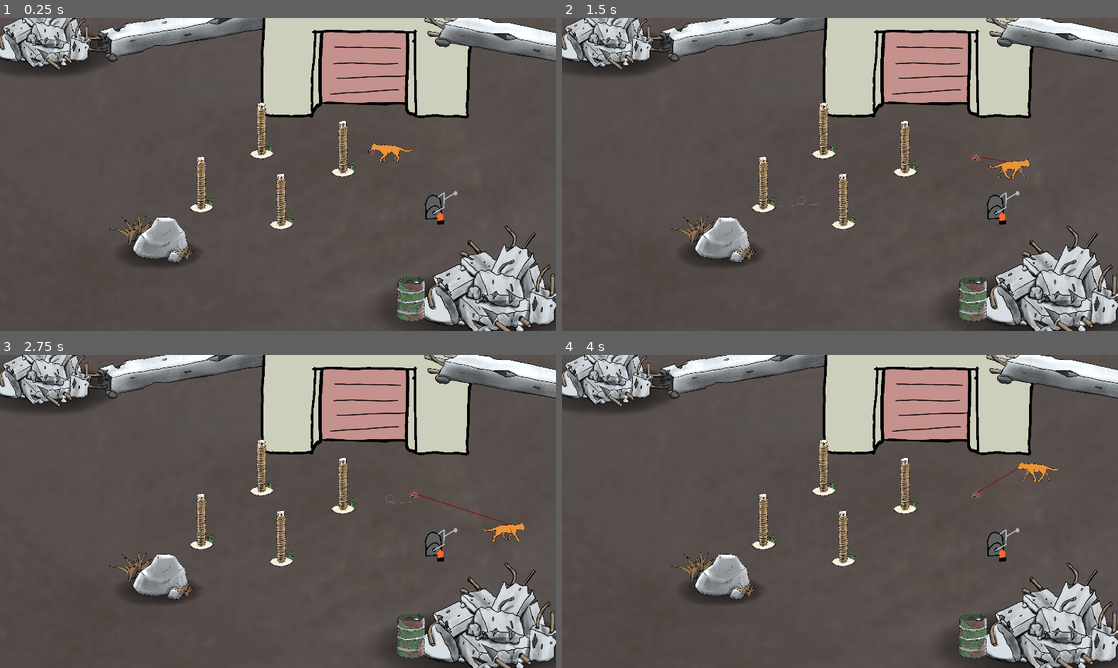
Above: before the commit, frames 1-4 (two rows, left to right).
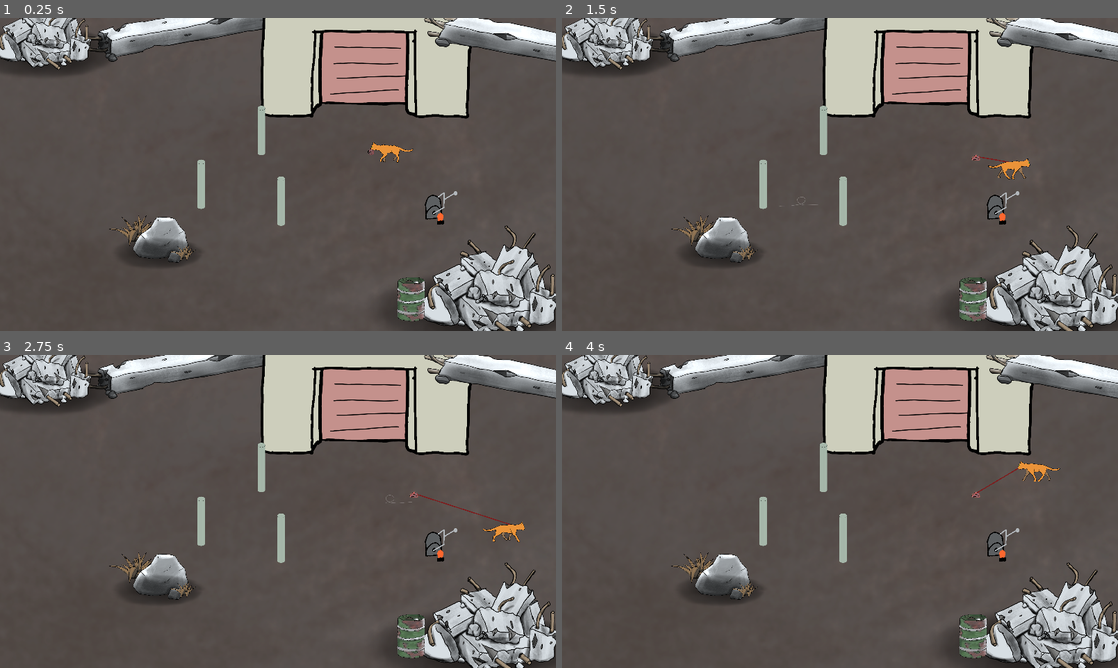
Above: after the commit, the same moments.

Repository: Flodurs/Godotwildjam63
Game: Godot game, scene res://szenen/Levels/level_1.tscn
The game is run twice, just before and just after one commit, with the same random seed, the same clock (stepped at 60 frames per second) and the same inputs.
Inputs:
- Up to frame 1 (0.25 s): no input
- Up to frame 2 (1.5 s): tap Enter at 0.5 s; hold D (mRight) 0.53-1.28 s; tap E (wolleInteraktion) at 0.6, 1.35 s; hold S (mDown) from 1.28 s (still down)
- Up to frame 3 (2.75 s): release S (mDown) at 2.03 s; hold D (mRight) from 2.03 s (still down); tap E (wolleInteraktion) at 2.1 s
- Up to frame 4 (4 s): release D (mRight) at 2.78 s; hold W (mUp) 2.78-3.53 s; tap E (wolleInteraktion) at 2.85, 3.6 s; hold A (mLeft) from 3.53 s (still down)

The runs differ from the first frame. In frame 1, 1.8% of the frame differs, in the area x 15-66%, y 6-78%; in frame 2, 1.8%; in frame 3, 1.8%; in frame 4, 1.8%.

Commit message:
ziemlich vernuenftige verdeckung

Diff:
--- a/szenen/Levels/level_1.tscn
+++ b/szenen/Levels/level_1.tscn
@@ -3,24 +3,42 @@
 [ext_resource type="PackedScene" uid="uid://ct8c5s7tamylk" path="res://szenen/level/Level.tscn" id="1_chtnv"]
 [ext_resource type="PackedScene" uid="uid://d0sprmhk4yyal" path="res://szenen/objekte/Pillar.tscn" id="2_088v0"]
 [ext_resource type="Script" path="res://szenen/Levels/level_1.gd" id="2_a1d08"]
-[ext_resource type="PackedScene" uid="uid://38776gmtrgq8" path="res://szenen/objekte/rock.tscn" id="3_ore7q"]
-[ext_resource type="PackedScene" uid="uid://bl75k08wo6xhn" path="res://szenen/objekte/grass.tscn" id="4_ssknb"]
-[ext_resource type="PackedScene" uid="uid://b3yj2axpflnrq" path="res://szenen/objekte/concrete_pile.tscn" id="5_43jcn"]
-[ext_resource type="PackedScene" path="res://szenen/objekte/fass.tscn" id="6_a6yn4"]
-[ext_resource type="PackedScene" uid="uid://5cgyo1yuenvq" path="res://szenen/objekte/long_concrete.tscn" id="8_8a4ay"]
-[ext_resource type="PackedScene" uid="uid://djrura0ipe3nw" path="res://szenen/objekte/wind_emitter.tscn" id="9_k7bob"]
+[ext_resource type="PackedScene" path="res://szenen/objekte/rock.tscn" id="3_ore7q"]
+[ext_resource type="PackedScene" path="res://szenen/objekte/grass.tscn" id="4_ssknb"]
+[ext_resource type="PackedScene" path="res://szenen/objekte/concrete_pile.tscn" id="5_43jcn"]
+[ext_resource type="PackedScene" uid="uid://d3tvtvy7u3jp4" path="res://szenen/objekte/fass.tscn" id="6_a6yn4"]
+[ext_resource type="PackedScene" path="res://szenen/objekte/long_concrete.tscn" id="8_8a4ay"]
+[ext_resource type="PackedScene" path="res://szenen/objekte/wind_emitter.tscn" id="9_k7bob"]
 [ext_resource type="Texture2D" uid="uid://bg5ashs80v1nv" path="res://assets/sprites/Background/floor.png" id="10_kppow"]
 [ext_resource type="Texture2D" uid="uid://bdwmuot6ok2uy" path="res://assets/sprites/Objects/Shadow.png" id="12_bgoay"]
-[ext_resource type="PackedScene" uid="uid://c8tfpt2p2vro2" path="res://szenen/objekte/schalter.tscn" id="13_1k5b6"]
+[ext_resource type="PackedScene" path="res://szenen/objekte/schalter.tscn" id="13_1k5b6"]
 [ext_resource type="PackedScene" uid="uid://bnaxmo8xg4yjm" path="res://szenen/objekte/door.tscn" id="14_elfmc"]
 
 [node name="level1" groups=["Level"] instance=ExtResource("1_chtnv")]
 script = ExtResource("2_a1d08")
 
-[node name="WindEmitter" parent="." index="0" instance=ExtResource("9_k7bob")]
+[node name="Shadows@Sprite2D" type="Sprite2D" parent="." index="0"]
+modulate = Color(1, 1, 1, 0.756863)
+position = Vector2(960, 676)
+scale = Vector2(1, 0.36)
+texture = ExtResource("12_bgoay")
+
+[node name="Shadows@Sprite2D2" type="Sprite2D" parent="." index="1"]
+modulate = Color(1, 1, 1, 0.686275)
+position = Vector2(-1164, -596)
+scale = Vector2(0.708, 0.255)
+texture = ExtResource("12_bgoay")
+
+[node name="Shadows@Sprite2D3" type="Sprite2D" parent="." index="2"]
+modulate = Color(1, 1, 1, 0.627451)
+position = Vector2(-596, 392)
+scale = Vector2(0.43, 0.155)
+texture = ExtResource("12_bgoay")
+
+[node name="WindEmitter" parent="." index="3" instance=ExtResource("9_k7bob")]
 metadata/_edit_lock_ = true
 
-[node name="Katze" parent="." index="1"]
+[node name="Katze" parent="." index="4"]
 position = Vector2(548, -71)
 
 [node name="Rock" parent="Objects" index="0" instance=ExtResource("3_ore7q")]
@@ -62,49 +80,24 @@
 [node name="Pillar3" parent="Pillars" index="2" instance=ExtResource("2_088v0")]
 position = Vector2(15, 244)
 
-[node name="Pillar4" parent="Pillars" index="3" instance=ExtResource("2_088v0")]
-position = Vector2(320, -15)
-script = null
-
-[node name="Backgorund" type="Sprite2D" parent="." index="6"]
+[node name="Backgorund" type="Sprite2D" parent="." index="9"]
 z_index = -4
 scale = Vector2(2, 2)
 texture = ExtResource("10_kppow")
 metadata/_edit_lock_ = true
-
-[node name="CanvasModulate" type="CanvasModulate" parent="." index="7"]
-top_level = true
-color = Color(0.776471, 0.811765, 0.839216, 1)
-
-[node name="DirectionalLight2D" type="DirectionalLight2D" parent="." index="8"]
-position = Vector2(-2559, -1314)
-rotation = -0.785398
-energy = 0.42
-height = 1.0
-
-[node name="Shadows" parent="." index="9"]
-z_index = -1
-
-[node name="Sprite2D" type="Sprite2D" parent="Shadows" index="0"]
-modulate = Color(1, 1, 1, 0.756863)
-position = Vector2(960, 676)
-scale = Vector2(1, 0.36)
-texture = ExtResource("12_bgoay")
-
-[node name="Sprite2D2" type="Sprite2D" parent="Shadows" index="1"]
-modulate = Color(1, 1, 1, 0.686275)
-position = Vector2(-1164, -596)
-scale = Vector2(0.708, 0.255)
-texture = ExtResource("12_bgoay")
-
-[node name="Sprite2D3" type="Sprite2D" parent="Shadows" index="2"]
-modulate = Color(1, 1, 1, 0.627451)
-position = Vector2(-596, 392)
-scale = Vector2(0.43, 0.155)
-texture = ExtResource("12_bgoay")
 
 [node name="Schalter" parent="." index="10" instance=ExtResource("13_1k5b6")]
 position = Vector2(783, 164)
 
 [node name="Door" parent="." index="11" instance=ExtResource("14_elfmc")]
 position = Vector2(435, -693)
+
+[node name="CanvasModulate" type="CanvasModulate" parent="." index="12"]
+top_level = true
+color = Color(0.776471, 0.811765, 0.839216, 1)
+
+[node name="DirectionalLight2D" type="DirectionalLight2D" parent="." index="13"]
+position = Vector2(-2559, -1314)
+rotation = -0.785398
+energy = 0.42
+height = 1.0
--- a/szenen/level/Level.tscn
+++ b/szenen/level/Level.tscn
@@ -21,6 +21,3 @@
 y_sort_enabled = true
 
 [node name="Seil" parent="." instance=ExtResource("7_xqpbt")]
-z_index = -1
-
-[node name="Shadows" type="Node2D" parent="."]
--- a/szenen/objekte/Pillar.gd
+++ b/szenen/objekte/Pillar.gd
@@ -3,8 +3,8 @@
 
 @export var seil_hoehe:int = -39
 var gewickelt:bool = false
-const linkeKanteX:int = -50
-const rechteKanteX:int = 50
+const linkeKanteX:int = -15
+const rechteKanteX:int = 15
 
 var dynVerdeck: Node2D = null
 
@@ -43,8 +43,8 @@
 		punktRechts.x = min(global_position.x + rechteKanteX, max(start.x, ende.x))
 		punktRechts.y = seil.getYAtX(punktRechts.x)
 
-#		if !(punktLinks.x > position.x + rechteKanteX || punktRechts.x < position.x - linkeKanteX):
-		if true:
+		if !(punktLinks.x > punktRechts.x ):
+#		if true:
 			var verdeckungsLinie = Line2D.new()
 			verdeckungsLinie.width = 5
 			verdeckungsLinie.default_color = "691717"
--- a/szenen/objekte/Pillar.tscn
+++ b/szenen/objekte/Pillar.tscn
@@ -1,7 +1,7 @@
 [gd_scene load_steps=6 format=3 uid="uid://d0sprmhk4yyal"]
 
 [ext_resource type="Script" path="res://szenen/objekte/Pillar.gd" id="1_8weh0"]
-[ext_resource type="Texture2D" uid="uid://dxrmy4vob55pj" path="res://assets/sprites/Objects/Kratzbaum.png" id="2_y75ek"]
+[ext_resource type="Texture2D" uid="uid://ctj2ku0io2qlh" path="res://assets/sprites/pillar_prelim.png" id="2_lqvg6"]
 [ext_resource type="Script" path="res://szenen/objekte/colArea1.gd" id="3_0bggv"]
 
 [sub_resource type="CircleShape2D" id="CircleShape2D_syccy"]
@@ -14,9 +14,9 @@
 script = ExtResource("1_8weh0")
 
 [node name="pillarIMage" type="Sprite2D" parent="."]
-position = Vector2(10, -90)
-scale = Vector2(0.375, 0.375)
-texture = ExtResource("2_y75ek")
+position = Vector2(0, -139)
+scale = Vector2(0.6, 0.6)
+texture = ExtResource("2_lqvg6")
 
 [node name="CollisionShape2D" type="CollisionShape2D" parent="."]
 scale = Vector2(1, 0.5)
--- a/szenen/objekte/seil.gd
+++ b/szenen/objekte/seil.gd
@@ -131,9 +131,13 @@
 	var draw: bool = true
 	if s.getYAtX(p.position.x+p.linkeKanteX) < p.position.y + p.seil_hoehe: #seil zu hoch (=dahinter)
 		draw = false
+		if(min(s.get_point_position(0).y, s.get_point_position(1).y) > p.position.y + p.seil_hoehe):
+			draw = true #unless rope ends before that
 #		print("a")
 	else: if (s.getYAtX(p.position.x+p.rechteKanteX) < p.position.y + p.seil_hoehe): #seil zu hoch[rechts]
 		draw = false
+		if(min(s.get_point_position(0).y, s.get_point_position(1).y) > p.position.y + p.seil_hoehe):
+			draw = true #unless rope ends before that
 #		print("b")
 	#seil unter pillar
 	else: if(s.getYAtX(p.position.x+p.linkeKanteX) > p.position.y-20 && s.getYAtX(p.position.x+p.rechteKanteX)> p.position.y-20):
--- a/szenen/objekte/seilabschnitt.gd
+++ b/szenen/objekte/seilabschnitt.gd
@@ -43,9 +43,13 @@
 	var draw: bool = true
 	if s.getYAtX(p.position.x+p.linkeKanteX) < p.position.y + p.seil_hoehe: #seil zu hoch (=dahinter)
 		draw = false
+		if(min(s.get_point_position(0).y, s.get_point_position(1).y) > p.position.y + p.seil_hoehe):
+			draw = true #unless rope ends before that
 #		print("a")
 	else: if (s.getYAtX(p.position.x+p.rechteKanteX) < p.position.y + p.seil_hoehe): #seil zu hoch[rechts]
 		draw = false
+		if(min(s.get_point_position(0).y, s.get_point_position(1).y) > p.position.y + p.seil_hoehe):
+			draw = true #unless rope ends before that
 #		print("b")
 	#seil unter pillar
 	else: if(s.getYAtX(p.position.x+p.linkeKanteX) > p.position.y-20 && s.getYAtX(p.position.x+p.rechteKanteX)> p.position.y-20):
Not shown: 1 places in szenen/entitys/katze.tscn that only renumber resources
